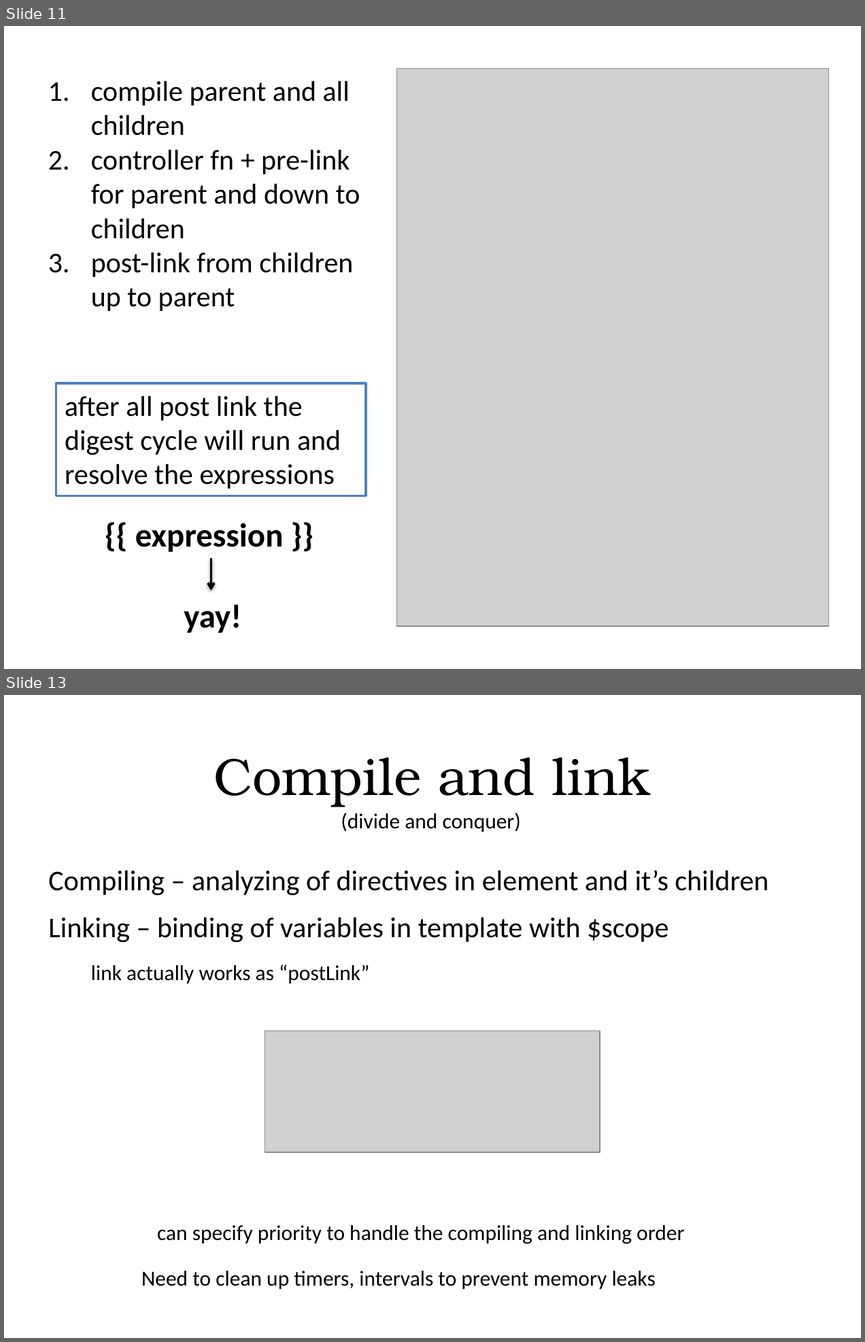
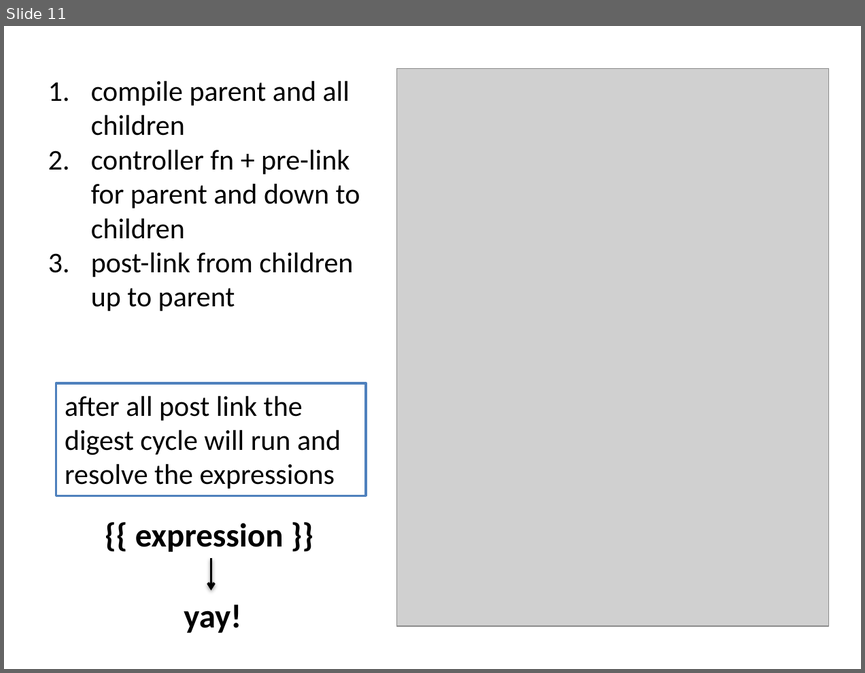
Before and after one commit to alexeymatveevp/angularjs-course, a slide deck: docs/03_directives.pptx. Shown one above the other, each under a label of ours: slides 11 and 13 before the commit, slide 11 after it; the slides between them are not shown. The pictures are 865x1342 and 865x673 pixels, drawn with LibreOffice and Linux fonts; fonts in the diff are those of the drawing; grey boxes stand for pictures. Boxes give left, top, right and bottom in pixels: in the first picture for what was removed or moved away, otherwise in the second. Text is boxed around its words. In the diff, an @@ line names an element or a change of style, - is before the commit and + after.

Commit message:
part 4 directives final

```diff
--- a/docs/03_directives.pptx
+++ b/docs/03_directives.pptx
@@ slide 13 removed at [4,695,861,1338], background #FFFFFF @@
@@ title removed at [214,757,651,807] @@
-Compile and link
@@ text removed at [341,813,521,832] @@
-(divide and conquer)
@@ text removed at [48,870,768,896] @@
-Compiling – analyzing of directives in element and it’s children
@@ text removed at [48,917,668,943] @@
-Linking – binding of variables in template with $scope
@@ text removed at [91,964,369,983] @@
-link actually works as “postLink”
@@ picture removed at [265,1031,600,1153] @@
@@ text removed at [157,1225,684,1244] @@
-can specify priority to handle the compiling and linking order
@@ text removed at [141,1270,655,1289] @@
-Need to clean up timers, intervals to prevent memory leaks
```
Also in this commit, not shown: 3 slides changed, 2 slides added, 16 other slides removed, 31 other files.
